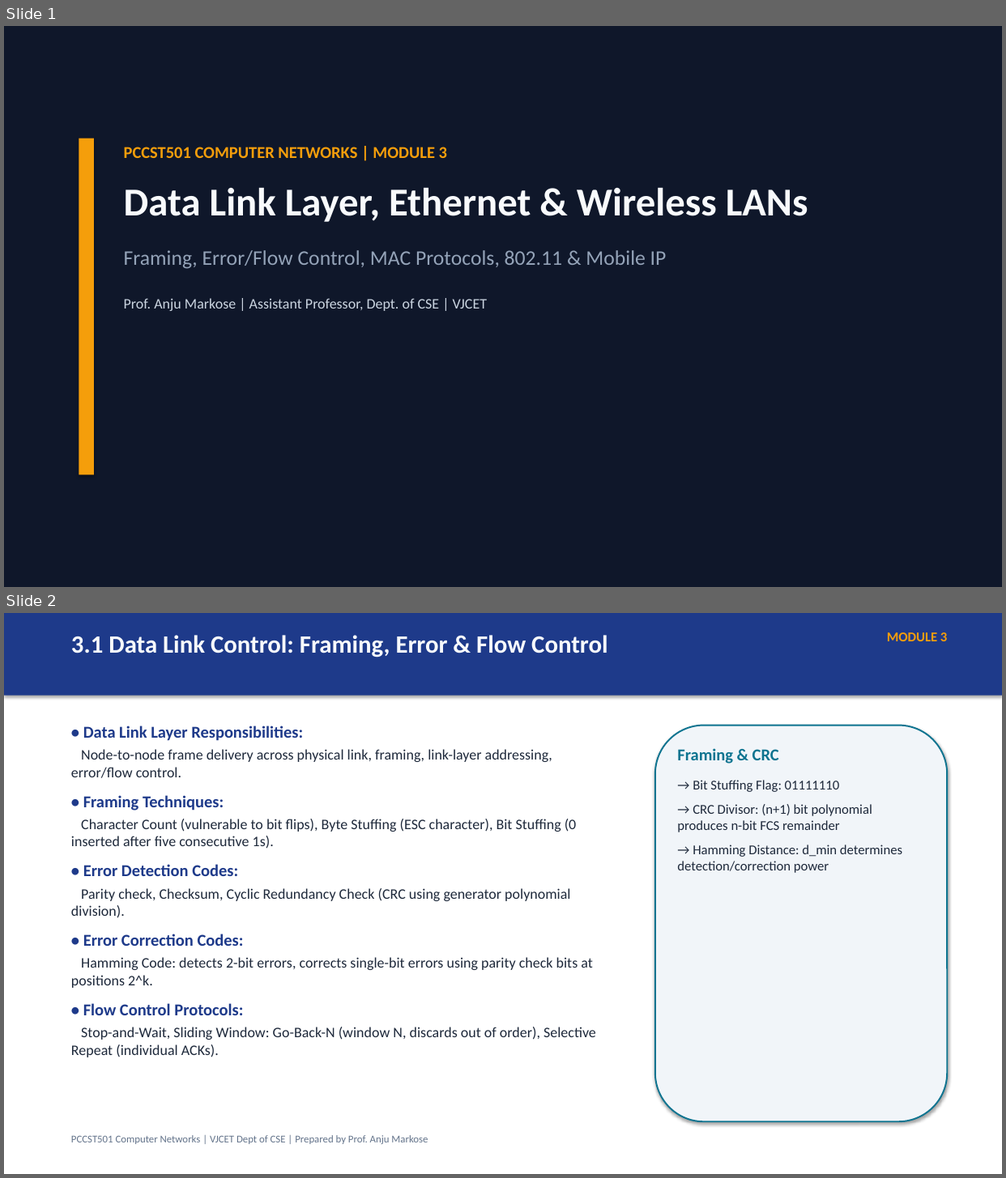
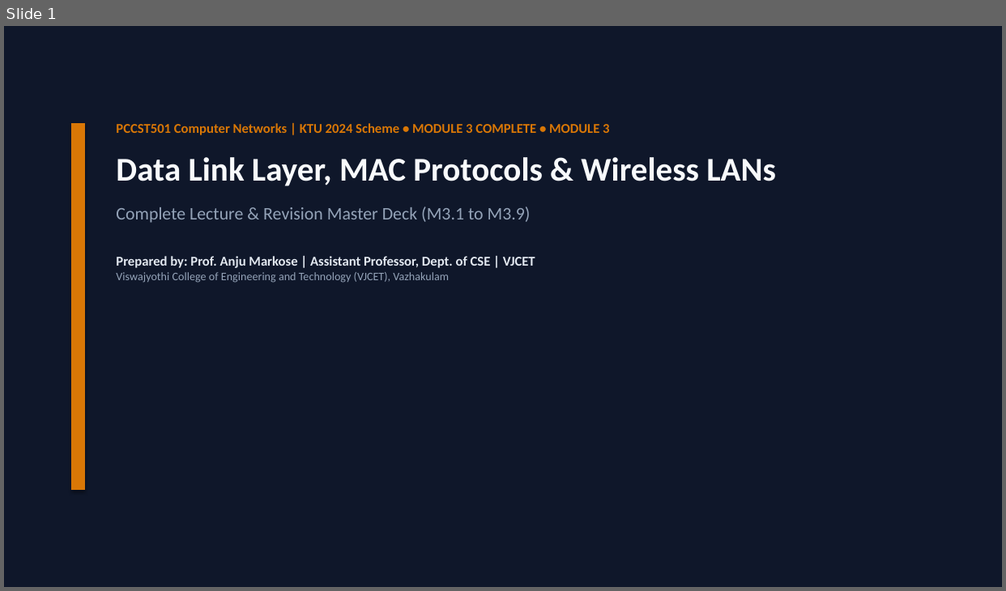
Before and after one commit to CSDVJCET/PCCST501-CN-2024, a slide deck: assets/ppts/Module_3_DataLink_Layer_and_WLAN.pptx. Shown one above the other, each under a label of ours: slides 1 and 2 before the commit, slide 1 after it. The pictures are 1006x1178 and 1006x591 pixels, drawn with LibreOffice and Linux fonts; fonts in the diff are those of the drawing. Boxes give left, top, right and bottom in pixels: in the first picture for what was removed or moved away, otherwise in the second. Text is boxed around its words. In the diff, an @@ line names an element or a change of style, - is before the commit and + after.

```diff
--- a/assets/ppts/Module_3_DataLink_Layer_and_WLAN.pptx
+++ b/assets/ppts/Module_3_DataLink_Layer_and_WLAN.pptx
@@ slide 2 removed at <box>4,613,1002,1174</box>, background #FFFFFF @@
@@ rectangle removed at <box>4,613,1002,696</box> @@
@@ text removed at <box>71,635,607,658</box> @@
-3.1 Data Link Control: Framing, Error & Flow Control
@@ text removed at <box>887,632,947,641</box> @@
-MODULE 3
@@ text removed at <box>71,726,596,1058</box> @@
-• Data Link Layer Responsibilities:
-Node-to-node frame delivery across physical link, framing, link-layer addressing, error/flow control.
-• Framing Techniques:
-Character Count (vulnerable to bit flips), Byte Stuffing (ESC character), Bit Stuffing (0 inserted after five consecutive 1s).
-• Error Detection Codes:
-Parity check, Checksum, Cyclic Redundancy Check (CRC using generator polynomial division).
-• Error Correction Codes:
-Hamming Code: detects 2-bit errors, corrects single-bit errors using parity check bits at positions 2^k.
-• Flow Control Protocols:
-Stop-and-Wait, Sliding Window: Go-Back-N (window N, discards out of order), Selective Repeat (individual ACKs).
@@ rounded rectangle removed at <box>655,726,948,1122</box> @@
@@ text removed at <box>677,748,902,873</box> @@
-Framing & CRC
-→ Bit Stuffing Flag: 01111110
-→ CRC Divisor: (n+1) bit polynomial produces n-bit FCS remainder
-→ Hamming Distance: d_min determines detection/correction power
@@ text removed at <box>71,1135,428,1144</box> @@
-PCCST501 Computer Networks | VJCET Dept of CSE | Prepared by Prof. Anju Markose
@@ slide 1 changed as well @@
@@ rectangle: place and size @@
-rectangle at <box>79,139,94,476</box>
+rectangle at <box>71,123,85,490</box>
@@ rectangle at <box>71,123,85,490</box>: fill #F59E0B to #D97706 @@
@@ text at <box>116,123,776,283</box>: text changed; size 20 to 13 pt; bold on @@
-PCCST501 COMPUTER NETWORKS | MODULE 3
-Data Link Layer, Ethernet & Wireless LANs
-Framing, Error/Flow Control, MAC Protocols, 802.11 & Mobile IP
-Prof. Anju Markose | Assistant Professor, Dept. of CSE | VJCET
+PCCST501 Computer Networks | KTU 2024 Scheme • MODULE 3 COMPLETE • MODULE 3
+Data Link Layer, MAC Protocols & Wireless LANs
+Complete Lecture & Revision Master Deck (M3.1 to M3.9)
+Prepared by: Prof. Anju Markose | Assistant Professor, Dept. of CSE | VJCET
+Viswajyothi College of Engineering and Technology (VJCET), Vazhakulam
```
Also in this commit, not shown: 1 other slide changed, 30 slides added, 3 other slides removed, 54 other files.
